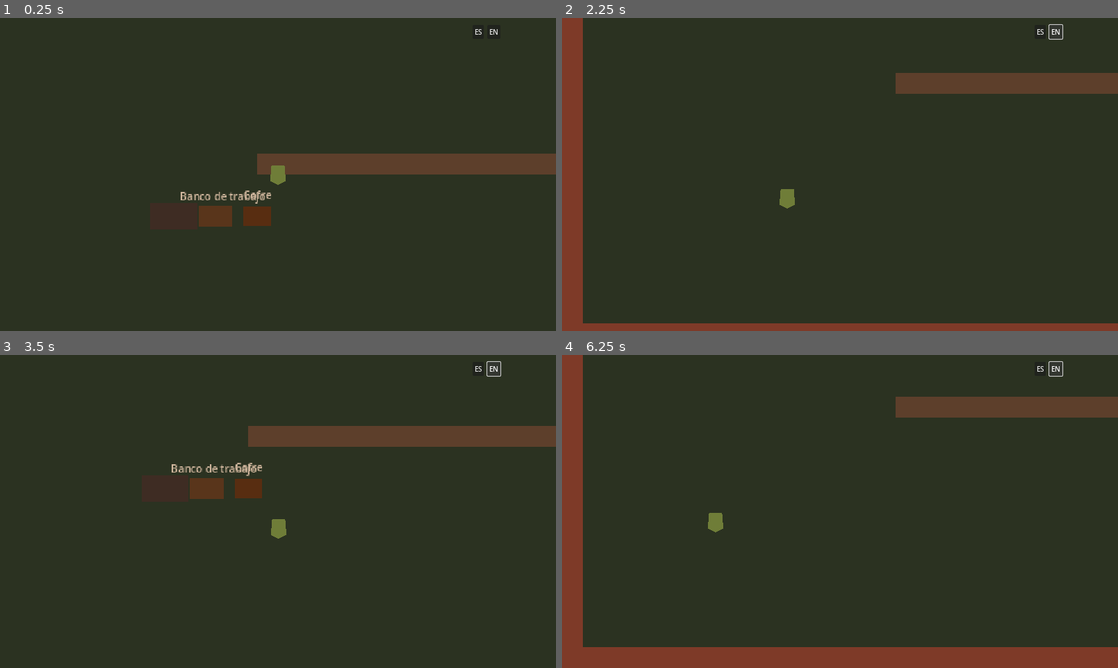
Above: before the commit, frames 1-4 (two rows, left to right).
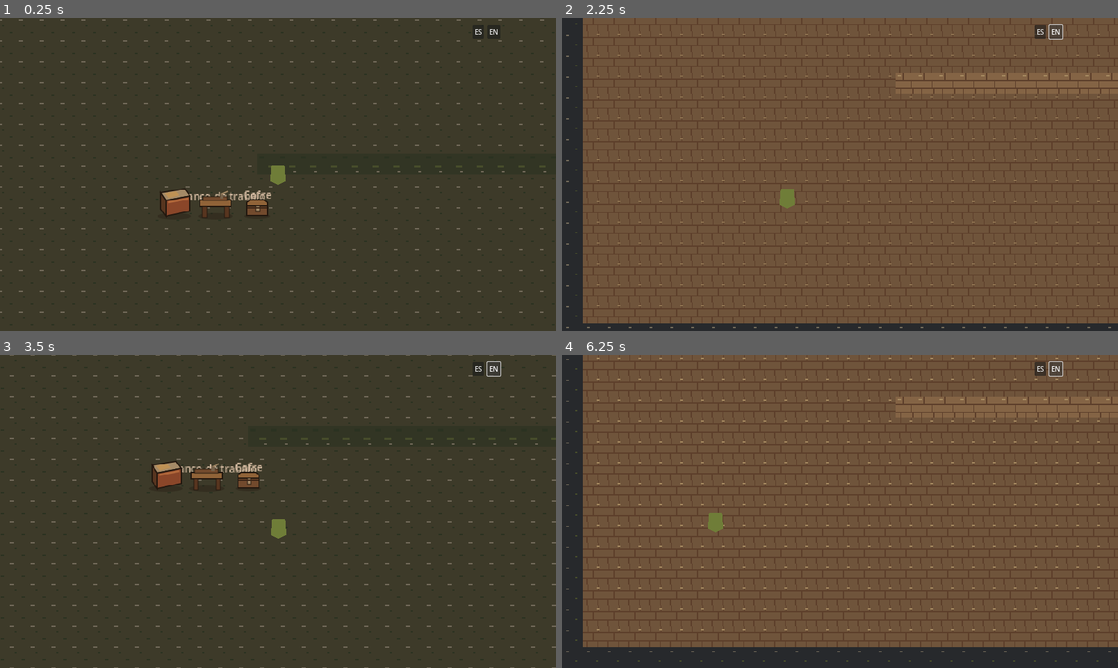
Above: after the commit, the same moments.

Repository: avarap/game1
Game: Godot game, scene res://main.tscn
The game is run twice, just before and just after one commit, with the same random seed, the same clock (stepped at 60 frames per second) and the same inputs.
Inputs:
- Up to frame 1 (0.25 s): no input
- Up to frame 2 (2.25 s): click "ES" at 0.5 s; click "EN" at 1.25 s; tap Enter at 2 s; hold D (move_right) from 2.03 s (still down); hold E (interact) from 2.03 s (still down)
- Up to frame 3 (3.5 s): release D (move_right) at 2.78 s; release E (interact) at 2.78 s; hold S (move_down) from 2.78 s (still down); tap E (interact) at 2.85 s
- Up to frame 4 (6.25 s): release S (move_down) at 3.53 s; hold D (move_right) 3.53-4.28 s; hold E (interact) 3.53-4.28 s; hold W (move_up) 4.28-5.03 s; tap E (interact) at 4.35, 5.85 s; hold E (interact) 5.03-5.78 s; hold A (move_left) from 5.03 s (still down)

The runs differ from the first frame. In frame 1, 5.8% of the frame differs, in the area x 0-100%, y 0-95%; in frame 2, 99%; in frame 3, 6.2%; in frame 4, 99%, in the area x 0-100%, y 0-100%.

Commit message:
art: reapply technical map atlas palettes

Diff:
--- a/world/maps/technical_map.gd
+++ b/world/maps/technical_map.gd
@@ -4,11 +4,13 @@
 const TILE_SIZE := Vector2i(32, 32)
 const MAP_SIZE_TILES := Vector2i(50, 32)
 const SOURCE_ID := 0
-const GROUND_TILE := Vector2i(0, 0)
-const PATH_TILE := Vector2i(1, 0)
-const COLLISION_TILE := Vector2i(2, 0)
-const OBJECT_TILE := Vector2i(3, 0)
-const FOREGROUND_TILE := Vector2i(4, 0)
+const COLLISION_TILE := Vector2i(7, 7)
+
+@export var visual_ground_tile := Vector2i(0, 0)
+@export var visual_path_tile := Vector2i(0, 1)
+@export var visual_decoration_tile := Vector2i(0, 6)
+@export var visual_object_tile := Vector2i(2, 6)
+@export var visual_foreground_tile := Vector2i(5, 7)
 
 @onready var ground: TileMapLayer = $ground
 @onready var paths: TileMapLayer = $paths
@@ -19,11 +21,13 @@
 
 
 func _ready() -> void:
-	var technical_tileset := _build_technical_tileset()
-	_configure_layers(technical_tileset)
+	_apply_named_palette()
+	var art_tileset := MapArtTileset.build()
+	_configure_layers(art_tileset)
 	_populate_ground()
 	_populate_diagnostics()
 	_populate_collision()
+	MapArtPresenter.apply(self)
 
 
 func get_world_rect() -> Rect2:
@@ -33,39 +37,26 @@
 	)
 
 
-func _build_technical_tileset() -> TileSet:
-	var tile_set := TileSet.new()
-	tile_set.tile_size = TILE_SIZE
-	tile_set.add_physics_layer()
-	tile_set.set_physics_layer_collision_layer(0, 1)
-	tile_set.set_physics_layer_collision_mask(0, 1)
-
-	var image := Image.create(TILE_SIZE.x * 5, TILE_SIZE.y, false, Image.FORMAT_RGBA8)
-	_fill_tile(image, 0, Color("344536"))
-	_fill_tile(image, 1, Color("715845"))
-	_fill_tile(image, 2, Color("9a5140"))
-	_fill_tile(image, 3, Color("566b45"))
-	_fill_tile(image, 4, Color("303947"))
-
-	var source := TileSetAtlasSource.new()
-	source.texture = ImageTexture.create_from_image(image)
-	source.texture_region_size = TILE_SIZE
-	for atlas_x in range(5):
-		source.create_tile(Vector2i(atlas_x, 0))
-	tile_set.add_source(source, SOURCE_ID)
-
-	var collision_data := source.get_tile_data(COLLISION_TILE, 0)
-	var collision_points := PackedVector2Array(
-		[
-			Vector2(-16, -16),
-			Vector2(16, -16),
-			Vector2(16, 16),
-			Vector2(-16, 16),
-		]
-	)
-	collision_data.add_collision_polygon(0)
-	collision_data.set_collision_polygon_points(0, 0, collision_points)
-	return tile_set
+func _apply_named_palette() -> void:
+	match name:
+		"CemeteryMap":
+			visual_ground_tile = Vector2i(0, 2)
+			visual_path_tile = Vector2i(3, 2)
+			visual_decoration_tile = Vector2i(6, 6)
+			visual_object_tile = Vector2i(2, 6)
+			visual_foreground_tile = Vector2i(5, 7)
+		"MineMap":
+			visual_ground_tile = Vector2i(1, 7)
+			visual_path_tile = Vector2i(2, 2)
+			visual_decoration_tile = Vector2i(4, 6)
+			visual_object_tile = Vector2i(5, 6)
+			visual_foreground_tile = Vector2i(6, 7)
+		"HomeWorkshop", "VillageBuilding":
+			visual_ground_tile = Vector2i(1, 4)
+			visual_path_tile = Vector2i(2, 4)
+			visual_decoration_tile = Vector2i(4, 6)
+			visual_object_tile = Vector2i(6, 6)
+			visual_foreground_tile = Vector2i(7, 7)
 
 
 func _configure_layers(tile_set: TileSet) -> void:
@@ -89,16 +80,16 @@
 func _populate_ground() -> void:
 	for y in range(MAP_SIZE_TILES.y):
 		for x in range(MAP_SIZE_TILES.x):
-			ground.set_cell(Vector2i(x, y), SOURCE_ID, GROUND_TILE)
+			ground.set_cell(Vector2i(x, y), SOURCE_ID, visual_ground_tile)
 
 
 func _populate_diagnostics() -> void:
 	for x in range(16, 35):
-		paths.set_cell(Vector2i(x, 19), SOURCE_ID, PATH_TILE)
+		paths.set_cell(Vector2i(x, 19), SOURCE_ID, visual_path_tile)
 	for x in range(18, 34, 3):
-		decoration_low.set_cell(Vector2i(x, 10), SOURCE_ID, OBJECT_TILE)
-	objects_y_sorted.set_cell(Vector2i(19, 9), SOURCE_ID, OBJECT_TILE)
-	foreground_occlusion.set_cell(Vector2i(19, 8), SOURCE_ID, FOREGROUND_TILE)
+		decoration_low.set_cell(Vector2i(x, 10), SOURCE_ID, visual_decoration_tile)
+	objects_y_sorted.set_cell(Vector2i(19, 9), SOURCE_ID, visual_object_tile)
+	foreground_occlusion.set_cell(Vector2i(19, 8), SOURCE_ID, visual_foreground_tile)
 
 
 func _populate_collision() -> void:
@@ -112,7 +103,3 @@
 	for y in range(13, 16):
 		for x in range(23, 29):
 			collision.set_cell(Vector2i(x, y), SOURCE_ID, COLLISION_TILE)
-
-
-func _fill_tile(image: Image, atlas_x: int, color: Color) -> void:
-	image.fill_rect(Rect2i(atlas_x * TILE_SIZE.x, 0, TILE_SIZE.x, TILE_SIZE.y), color)
